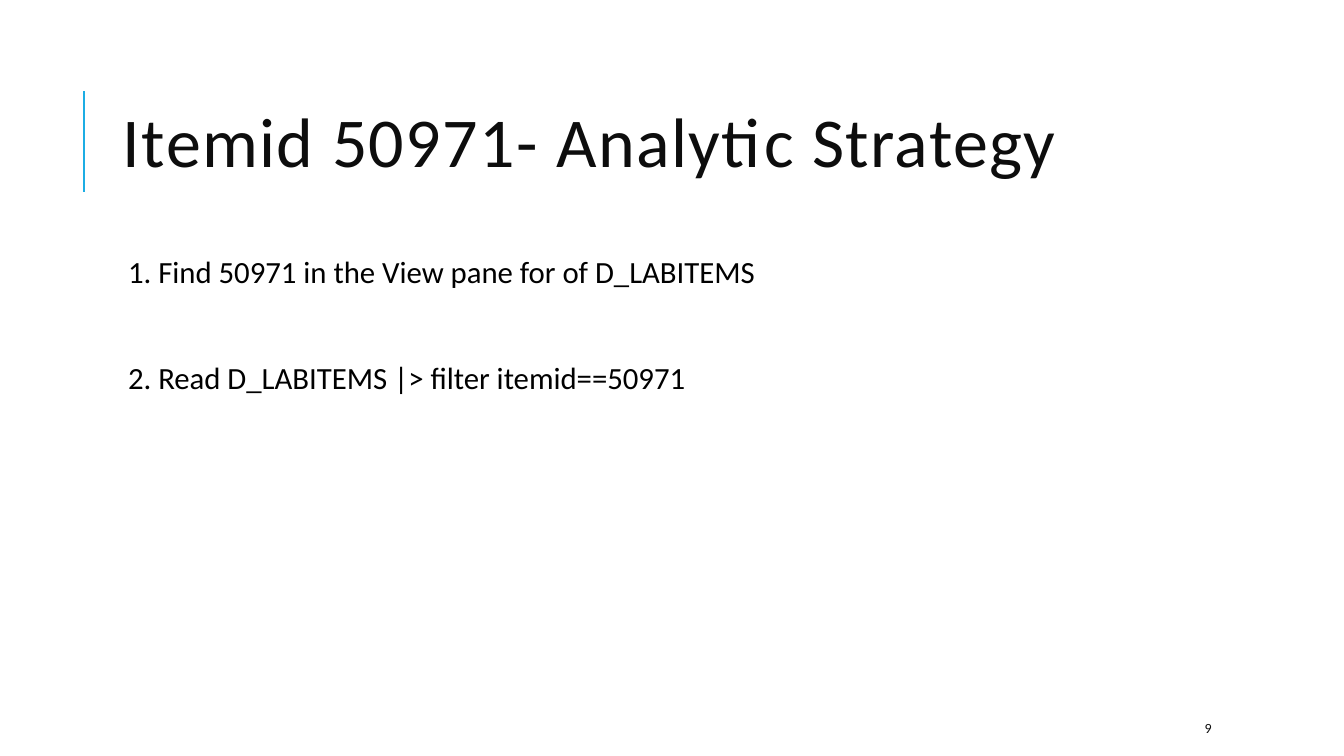
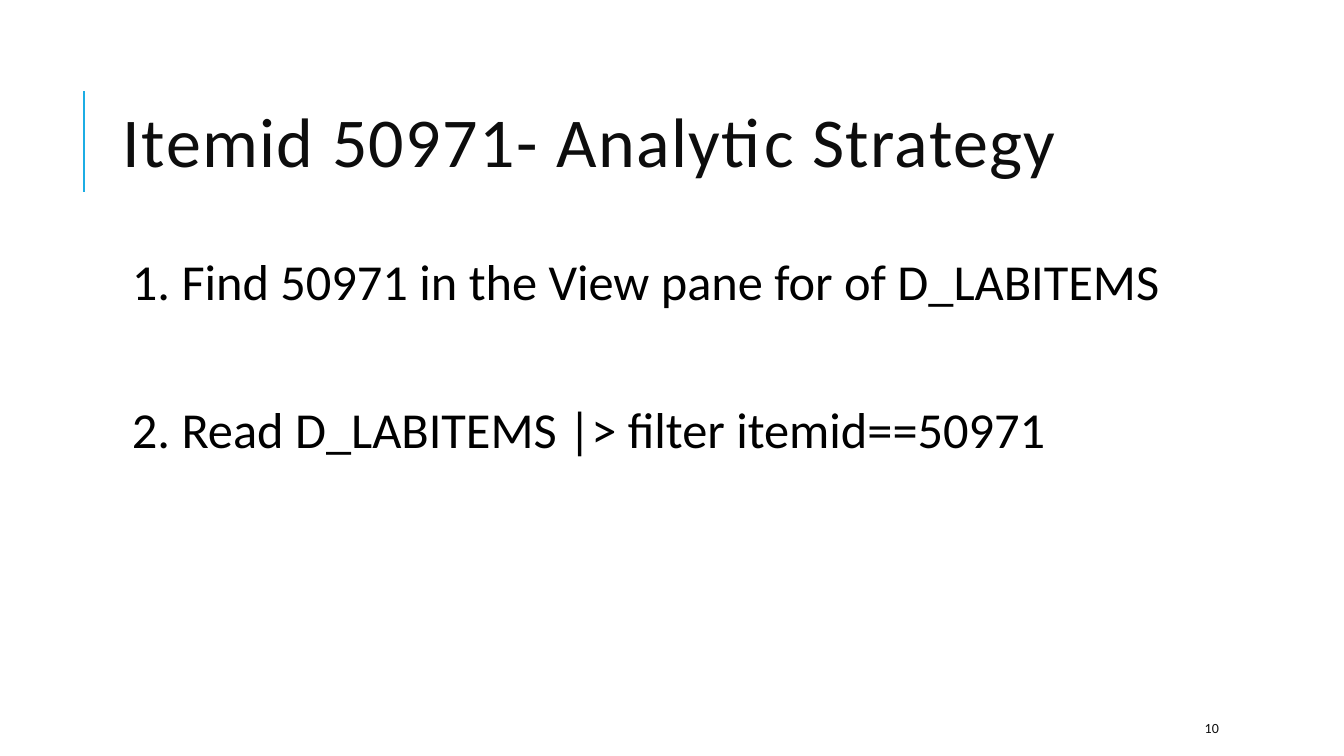
Before and after one commit to amromeo/api_r_int_db_24, a slide deck: slide 10 of presentations/03 - Joins.pptx (slide 9 before the commit). Drawn at 1344x756 pixels with LibreOffice and Linux fonts; fonts in the diff are those of the drawing. Boxes give left, top, right and bottom in pixels: in the first picture for what was removed or moved away, otherwise in the second. Text is boxed around its words. In the diff, an @@ line names an element or a change of style, - is before the commit and + after.

```diff
--- a/presentations/03 - Joins.pptx
+++ b/presentations/03 - Joins.pptx
@@ text "1. Find 50971 in the ..." at bbox=[132, 265, 1159, 455]: size 22 to 36 pt @@
@@ page number at bbox=[1205, 724, 1219, 733]: text changed @@
-9
+10
```
Also in this commit, not shown: 2 other slides changed, 2 slides added, 2 slides removed.
